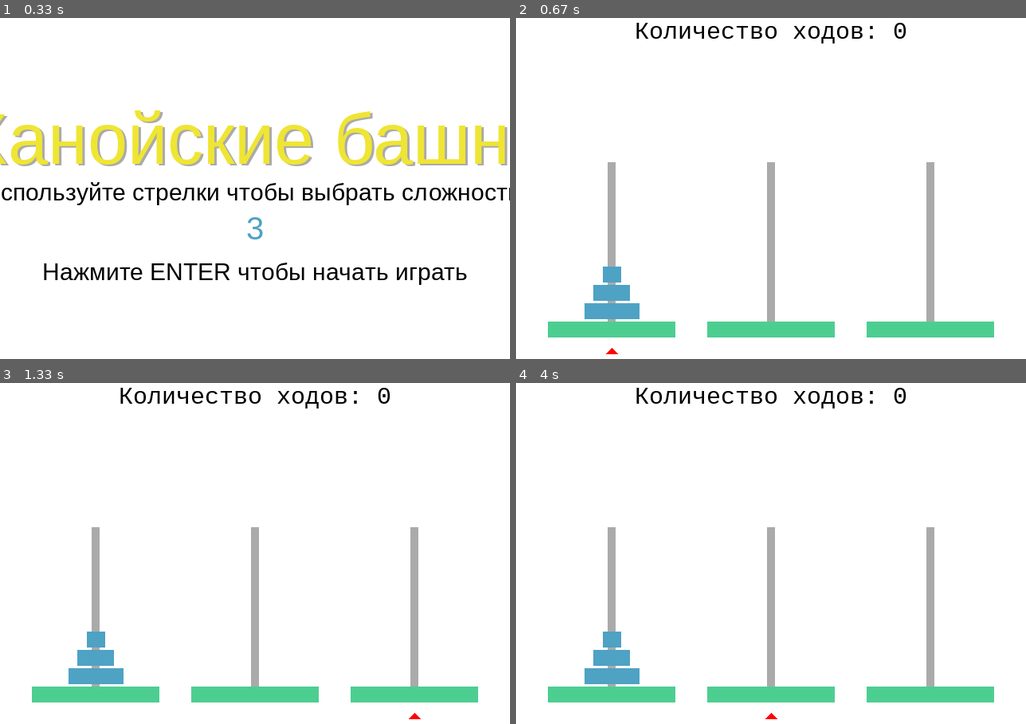
Above: before the commit, frames 1-4 (two rows, left to right).
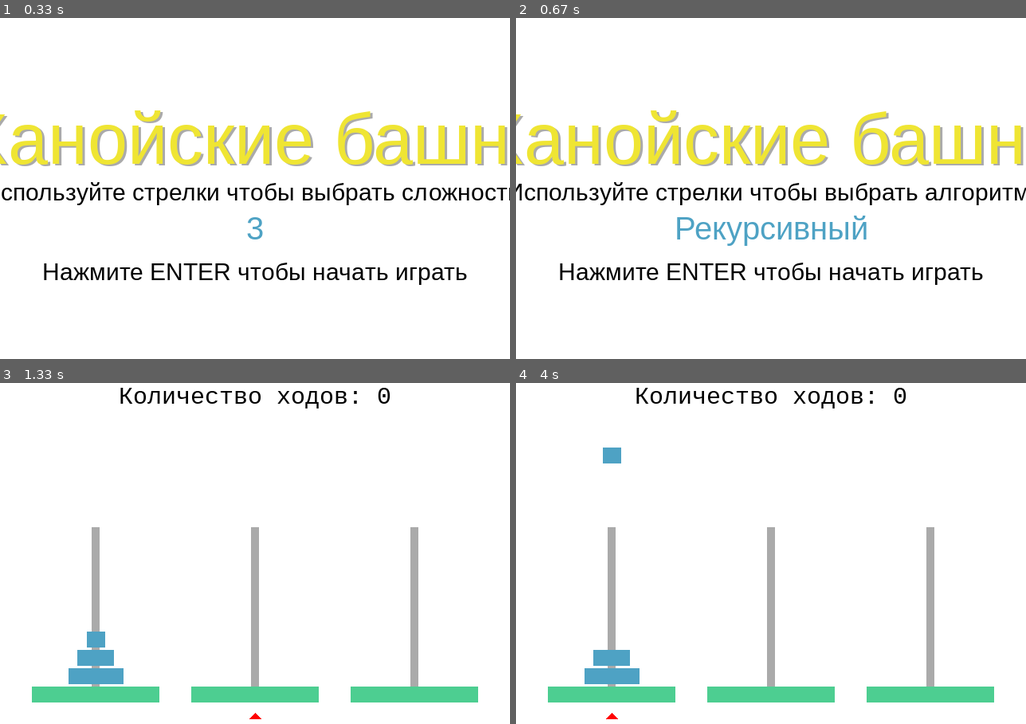
Above: after the commit, the same moments.

Repository: Minnou/Computational-Theory-Course-Work
Game: pygame game, started from main_pygame.py
The game is run twice, just before and just after one commit, with the same random seed, the same clock (stepped at 60 frames per second) and the same inputs.
Inputs:
- Up to frame 1 (0.33 s): no input
- Up to frame 2 (0.67 s): tap Enter at 0.33 s
- Up to frame 3 (1.33 s): hold Enter 0.67-1.13 s; hold Right 0.67-1.13 s; hold Right from 1.17 s (still down)
- Up to frame 4 (4 s): release Right at 1.63 s; hold Up 1.67-1.97 s; hold Right 2-2.47 s; hold Left 2.5-3.03 s; hold Left 3.4-3.8 s; hold Up from 3.83 s (still down)

Frame 1 is identical in both runs. In frame 2, 18% of the frame differs, in the area x 0-100%, y 1-99%; in frame 3, less than 0.1%; in frame 4, 0.4%.

Commit message:
added algorithm option

Diff:
--- a/ring.py
+++ b/disk.py
@@ -1,6 +1,4 @@
-import re
-from pygame import Rect
-class Ring():
+class Disk():
 
     def __init__(self, size):
         self.__size = size
@@ -20,8 +18,3 @@
 
     def to_string(self):
         return "#" * self.size
-
-    def get_rect(self, x_pos, y_pos):
-        r = Rect(0,0,self.size * 23, 20)
-        r.midtop = (x_pos, y_pos)
-        return r
--- a/main_console.py
+++ b/main_console.py
@@ -1,6 +1,5 @@
 from time import sleep
 from tower import Tower
-from ring import Ring
 import keyboard
 
 def clear_console():
@@ -16,7 +15,7 @@
 b_tower = Tower(4)
 c_tower = Tower(4)
 a_tower.fill()
-current_ring = None
+current_disk = None
 
 count = 0
 while(True):
@@ -28,35 +27,35 @@
         key = keyboard.read_key()
         sleep(0.2)
         if (key == "a"):
-            current_ring = a_tower.remove_ring()
+            current_disk = a_tower.remove_disk()
         elif(key == "b"):
-            current_ring = b_tower.remove_ring()
+            current_disk = b_tower.remove_disk()
         elif(key == "c"):
-            current_ring = c_tower.remove_ring()
+            current_disk = c_tower.remove_disk()
         elif(key == "esc"):
             end_game = True
-        if not(current_ring is None) or end_game:
+        if not(current_disk is None) or end_game:
             break
     if(end_game):
         break
     while(True):
         show_towers()
         print("Ходов: " + str(count))
-        print("Рамер кольца: " + str(current_ring.size))
+        print("Рамер кольца: " + str(current_disk.size))
         print("a - положить кольцо на первую башню\nb - положить кольцо на вторую башню\nс - положить кольцо на третью башню\nesc - выход")
         key = keyboard.read_key()
         sleep(0.2)
         add_succes = False
         if (key == "a"):
-            add_succes = a_tower.add_ring(current_ring)
+            add_succes = a_tower.add_disk(current_disk)
         elif(key == "b"):
-            add_succes = b_tower.add_ring(current_ring)
+            add_succes = b_tower.add_disk(current_disk)
         elif(key == "c"):
-            add_succes = c_tower.add_ring(current_ring)
+            add_succes = c_tower.add_disk(current_disk)
         elif(key == "esc"):
             end_game = True
         if add_succes or end_game:
-            current_ring = None
+            current_disk = None
             count = count + 1
             break
     if(end_game):
--- a/main_pygame.py
+++ b/main_pygame.py
@@ -1,6 +1,8 @@
-import pygame, sys, time
+import pygame
+from time import sleep
+from sys import exit
 from tower import Tower
-from ring import Ring
+
 
 pygame.init()
 pygame.display.set_caption("Ханойские башни")
@@ -11,7 +13,7 @@
 framerate = 30
 
 steps = 0 #количество ходов
-ring_amount = 3 #количество колец
+disk_amount = 3 #количество колец
 towers_midx = [120, 320, 520] # середина каждой башни
 pointing_at = 0 #на какой башне стоит указатель
 floating = False #взято ли кольцо в руку
@@ -32,16 +34,51 @@
     font_rect = font_surface.get_rect()
     font_rect.midtop = midtop
     screen.blit(font_surface, font_rect)
+
+def AI_or_not_menu_screen():
+    global screen, game_done
+    menu_done = False
+    options = ["Рекурсивный", "Решать самостоятельно"]
+    algorithm = 0
+    while not menu_done:
+        screen.fill(white)
+        blit_text(screen, 'Ханойские башни', (323,122), font_name='sans serif', size=90, color=grey)
+        blit_text(screen, 'Ханойские башни', (320,120), font_name='sans serif', size=90, color=gold)
+        blit_text(screen, 'Используйте стрелки чтобы выбрать алгоритм:', (320, 220), font_name='sans serif', size=30, color=black)
+        blit_text(screen, options[algorithm], (320, 260), font_name='sans serif', size=40, color=blue)
+        blit_text(screen, 'Нажмите ENTER чтобы начать играть', (320, 320), font_name='sans_serif', size=30, color=black)
+        for event in pygame.event.get():
+            if event.type==pygame.KEYDOWN:
+                if event.key == pygame.K_q:
+                    menu_done = True
+                    game_done = True
+                if event.key == pygame.K_RETURN:
+                    menu_done = True
+                if event.key in [pygame.K_RIGHT, pygame.K_UP]:
+                    algorithm += 1
+                    if algorithm > len(options) - 1:
+                        algorithm = len(options) - 1
+                if event.key in [pygame.K_LEFT, pygame.K_DOWN]:
+                    algorithm -= 1
+                    if algorithm < 0:
+                        algorithm = 0
+            if event.type == pygame.QUIT:
+                menu_done = True
+                game_done = True
+        pygame.display.flip()
+        clock.tick(60)
+    return options[algorithm]
+
 #Функция для вывода меню начала игры
-def menu_screen():
-    global screen, ring_amount, game_done
+def disk_menu_screen():
+    global screen, disk_amount, game_done
     menu_done = False
     while not menu_done:
         screen.fill(white)
         blit_text(screen, 'Ханойские башни', (323,122), font_name='sans serif', size=90, color=grey)
         blit_text(screen, 'Ханойские башни', (320,120), font_name='sans serif', size=90, color=gold)
         blit_text(screen, 'Используйте стрелки чтобы выбрать сложность:', (320, 220), font_name='sans serif', size=30, color=black)
-        blit_text(screen, str(ring_amount), (320, 260), font_name='sans serif', size=40, color=blue)
+        blit_text(screen, str(disk_amount), (320, 260), font_name='sans serif', size=40, color=blue)
         blit_text(screen, 'Нажмите ENTER чтобы начать играть', (320, 320), font_name='sans_serif', size=30, color=black)
         for event in pygame.event.get():
             if event.type==pygame.KEYDOWN:
@@ -51,13 +88,13 @@
                 if event.key == pygame.K_RETURN:
                     menu_done = True
                 if event.key in [pygame.K_RIGHT, pygame.K_UP]:
-                    ring_amount += 1
-                    if ring_amount > 6:
-                        ring_amount = 6
+                    disk_amount += 1
+                    if disk_amount > 6:
+                        disk_amount = 6
                 if event.key in [pygame.K_LEFT, pygame.K_DOWN]:
-                    ring_amount -= 1
-                    if ring_amount < 1:
-                        ring_amount = 1
+                    disk_amount -= 1
+                    if disk_amount < 1:
+                        disk_amount = 1
             if event.type == pygame.QUIT:
                 menu_done = True
                 game_done = True
@@ -68,17 +105,17 @@
 def game_over():
     global screen, steps
     screen.fill(white)
-    min_steps = 2**ring_amount-1
+    min_steps = 2**disk_amount-1
     blit_text(screen, 'Победа!', (320, 200), font_name='sans serif', size=72, color=grey)
     blit_text(screen, 'Победа!', (322, 202), font_name='sans serif', size=72, color=gold)
     blit_text(screen, 'Количество ходов: '+str(steps), (320, 360), font_name='mono', size=30, color=black)
-    blit_text(screen, 'Минимальное количетсво ходов: '+str(min_steps), (320, 390), font_name='mono', size=30, color=red)
+    blit_text(screen, 'Минимальное количество ходов: '+str(min_steps), (320, 390), font_name='mono', size=30, color=red)
     if min_steps==steps:
         blit_text(screen, 'Идеальное решение!', (320, 300), font_name='mono', size=26, color=green)
     pygame.display.flip()
-    time.sleep(3)
+    sleep(3)
     pygame.quit()
-    sys.exit()
+    exit()
 
 #Функция отрисовки башен
 def draw_towers():
@@ -88,22 +125,27 @@
         pygame.draw.rect(screen, grey, pygame.Rect(xpos+75, 200, 10, 200))
 
 #Функция открисовки колец на башнях и кольца в руке
-def draw_rings(current_ring = None):
-    if not(current_ring is None):
-        pygame.draw.rect(screen, blue, current_ring)
+def draw_disks(current_disk = None):
+    if not(current_disk is None):
+        pygame.draw.rect(screen, blue, current_disk)
     height = 20
     y_pos = 397 - height
-    for i in range(ring_amount):
-        if(len(towers[0].rings) > i):
-            r = towers[0].rings[i].get_rect(towers_midx[0], y_pos)
+    for i in range(disk_amount):
+        if(len(towers[0].disks) > i):
+            r = get_disk_rect(towers[0].disks[i],towers_midx[0], y_pos)
             pygame.draw.rect(screen, blue, r)
-        if(len(towers[1].rings) > i):
-            r = towers[1].rings[i].get_rect(towers_midx[1], y_pos)
+        if(len(towers[1].disks) > i):
+            r = get_disk_rect(towers[1].disks[i],towers_midx[1], y_pos)
             pygame.draw.rect(screen, blue, r)
-        if(len(towers[2].rings) > i):
-            r = towers[2].rings[i].get_rect(towers_midx[2], y_pos)
+        if(len(towers[2].disks) > i):
+            r = get_disk_rect(towers[2].disks[i],towers_midx[2], y_pos)
             pygame.draw.rect(screen, blue, r)
         y_pos -= height+3
+
+def get_disk_rect(disk, x_pos, y_pos):
+    r = pygame.Rect(0,0, disk.size * 23, 20)
+    r.midtop = (x_pos, y_pos)
+    return r
 
 #Функция отрисовки указателя
 def draw_pointer():
@@ -112,58 +154,90 @@
     return
 
 
-menu_screen()
-a_tower = Tower(ring_amount, is_start_tower=True)
-b_tower = Tower(ring_amount)
-c_tower = Tower(ring_amount)
+def TowerOfHanoi_recursive(n , source, destination, auxiliary):
+    global screen, steps
+    if n==1:
+        destination.add_disk(source.remove_disk())
+        steps += 1
+        draw_screen()
+        sleep(0.5)
+        return
+    draw_screen()
+    sleep(0.5)
+    TowerOfHanoi_recursive(n-1, source, auxiliary, destination)
+    destination.add_disk(source.remove_disk())
+    steps += 1
+    draw_screen()
+    sleep(0.5)
+    TowerOfHanoi_recursive(n-1, auxiliary, destination, source)
+    if (n == disk_amount):
+        sleep(1)
+        game_over()
+
+def draw_screen():
+    screen.fill(white)
+    draw_towers()
+    draw_disks()
+    blit_text(screen, 'Количество ходов: '+str(steps), (320, 20), font_name='mono', size=30, color=black)
+    pygame.display.flip()
+
+
+disk_menu_screen()
+a_tower = Tower(disk_amount, is_start_tower=True)
+b_tower = Tower(disk_amount)
+c_tower = Tower(disk_amount)
 a_tower.fill()
 towers = [a_tower, b_tower, c_tower]
-current_ring = None
-current_ring_rect = None
-
+current_disk = None
+current_disk_rect = None
+n =disk_amount
+algorithm = AI_or_not_menu_screen()
+if (algorithm == "Рекурсивный"):
+    TowerOfHanoi_recursive(n, a_tower,b_tower, c_tower)
+else:
 #Основной игровой цикл
-while not game_done:
-    for event in pygame.event.get():
-        if event.type == pygame.QUIT:
-            game_done = True
-        if event.type == pygame.KEYDOWN:
-            if event.key == pygame.K_ESCAPE:
+    while not game_done:
+        for event in pygame.event.get():
+            if event.type == pygame.QUIT:
                 game_done = True
-            if event.key == pygame.K_RIGHT:
-                pointing_at = (pointing_at+1)%3
-                if floating:
-                    #если диск взят в руку
-                    current_ring_rect = current_ring.get_rect(towers_midx[pointing_at], 100)
-            if event.key == pygame.K_LEFT:
-                pointing_at = (pointing_at-1)%3
-                if floating:
-                    #если диск взят в руку
-                    current_ring_rect = current_ring.get_rect(towers_midx[pointing_at], 100)
-            if event.key == pygame.K_UP and not floating:
-                current_ring = towers[pointing_at].remove_ring()
-                #Если мы взяли кольцо
-                if not(current_ring is None):
-                    current_ring_rect = current_ring.get_rect(towers_midx[pointing_at], 100)
-                    floating = True
-                    break
-            if event.key == pygame.K_DOWN and floating:
-                success = towers[pointing_at].add_ring(current_ring)
-                #Если мы успешно положили кольцо
-                if(success):
-                    floating = False
-                    current_ring = None
-                    current_ring_rect = None
-                    steps += 1
-                    break
-
-    screen.fill(white)
-    draw_towers()
-    draw_rings(current_ring_rect)
-    draw_pointer()
-    blit_text(screen, 'Количество ходов: '+str(steps), (320, 20), font_name='mono', size=30, color=black)
-    pygame.display.flip()
-    if not floating:
-        for tower in towers:
-            if(tower.check_win()):
-                game_over()
-    clock.tick(framerate)
+            if event.type == pygame.KEYDOWN:
+                if event.key == pygame.K_ESCAPE:
+                    game_done = True
+                if event.key == pygame.K_RIGHT:
+                    pointing_at = (pointing_at+1)%3
+                    if floating:
+                        #если диск взят в руку
+                        current_disk_rect = get_disk_rect(current_disk,towers_midx[pointing_at], 100)
+                if event.key == pygame.K_LEFT:
+                    pointing_at = (pointing_at-1)%3
+                    if floating:
+                        #если диск взят в руку
+                        current_disk_rect = get_disk_rect(current_disk,towers_midx[pointing_at], 100)
+                if event.key == pygame.K_UP and not floating:
+                    current_disk = towers[pointing_at].remove_disk()
+                    #Если мы взяли кольцо
+                    if not(current_disk is None):
+                        current_disk_rect = get_disk_rect(current_disk,towers_midx[pointing_at], 100)
+                        floating = True
+                        break
+                if event.key == pygame.K_DOWN and floating:
+                    success = towers[pointing_at].add_disk(current_disk)
+                    #Если мы успешно положили кольцо
+                    if(success):
+                        floating = False
+                        current_disk = None
+                        current_disk_rect = None
+                        steps += 1
+                        break
+
+        screen.fill(white)
+        draw_towers()
+        draw_disks(current_disk_rect)
+        draw_pointer()
+        blit_text(screen, 'Количество ходов: '+str(steps), (320, 20), font_name='mono', size=30, color=black)
+        pygame.display.flip()
+        if not floating:
+            for tower in towers:
+                if(tower.check_win()):
+                    game_over()
+        clock.tick(framerate)
--- a/tower.py
+++ b/tower.py
@@ -1,47 +1,47 @@
-from ring import Ring
+from disk import Disk
 
 
 class Tower():
-    def __init__(self, rings_amount, is_start_tower = False):
+    def __init__(self, disks_amount, is_start_tower = False):
         self.__is_start_tower = is_start_tower
-        self.__rings_amount = rings_amount
-        self.__rings = []
+        self.__disks_amount = disks_amount
+        self.__disks = []
 
-    def add_ring(self, ring):
-        if(len(self.__rings) != 0):
-            if(ring.size < self.__rings[len(self.__rings) - 1].size):
-                self.__rings.append(ring)
+    def add_disk(self, disk):
+        if(len(self.__disks) != 0):
+            if(disk.size < self.__disks[len(self.__disks) - 1].size):
+                self.__disks.append(disk)
                 return True
         else:
-            self.__rings.append(ring)
+            self.__disks.append(disk)
             return True
         return False
 
-    def remove_ring(self):
-        if(len(self.__rings) != 0):
-            return self.__rings.pop()
+    def remove_disk(self):
+        if(len(self.__disks) != 0):
+            return self.__disks.pop()
         return None
 
     def check_win(self):
-        if ((not(self.__is_start_tower)) and len(self.__rings) == self.__rings_amount):
+        if ((not(self.__is_start_tower)) and len(self.__disks) == self.__disks_amount):
             return True
         return False
 
     def fill(self):
-        i = self.__rings_amount
+        i = self.__disks_amount
         while i > 0:
-            self.__rings.append(Ring(i))
+            self.__disks.append(Disk(i))
             i = i - 1
 
     def to_string(self):
         tower = ""
-        for i in range(self.__rings_amount - len(self.__rings)):
-            tower = tower + (" " * (self.__rings_amount // 2))  +"|"+ "\n"
-        i = len(self.__rings) - 1
+        for i in range(self.__disks_amount - len(self.__disks)):
+            tower = tower + (" " * (self.__disks_amount // 2))  +"|"+ "\n"
+        i = len(self.__disks) - 1
         while i > -1:
-            tower = tower + (" " * (self.__rings_amount // 2)) + self.__rings[i].to_string() +"\n"
+            tower = tower + (" " * (self.__disks_amount // 2)) + self.__disks[i].to_string() +"\n"
             i = i - 1
         return tower
     @property
-    def rings(self):
-        return self.__rings
+    def disks(self):
+        return self.__disks
